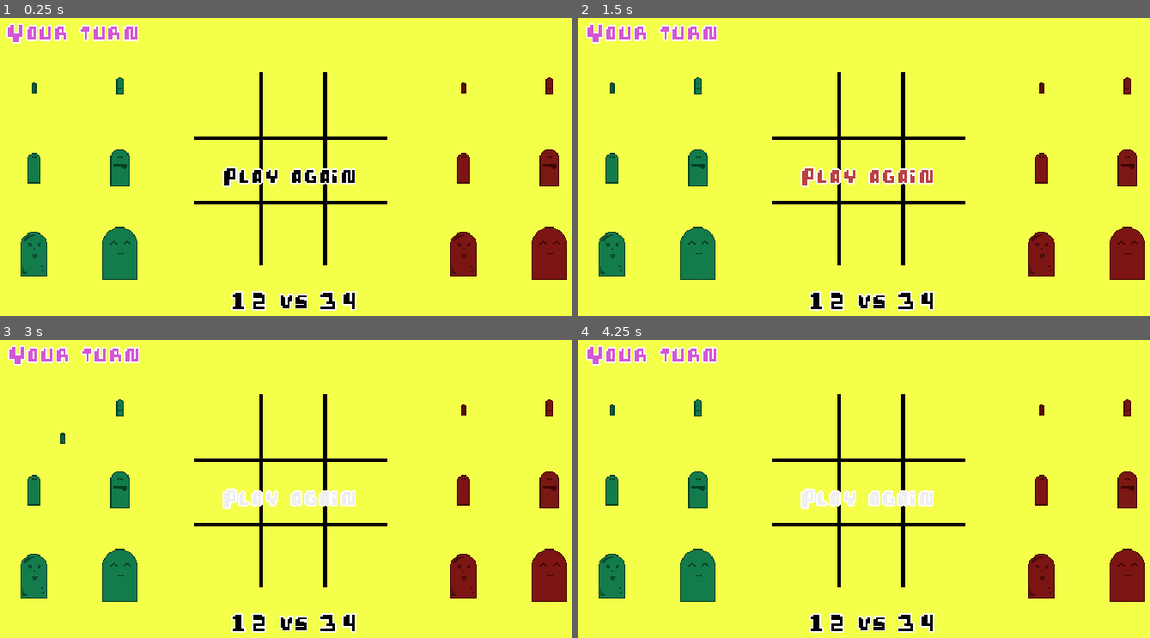
Above: before the commit, frames 1-4 (two rows, left to right).
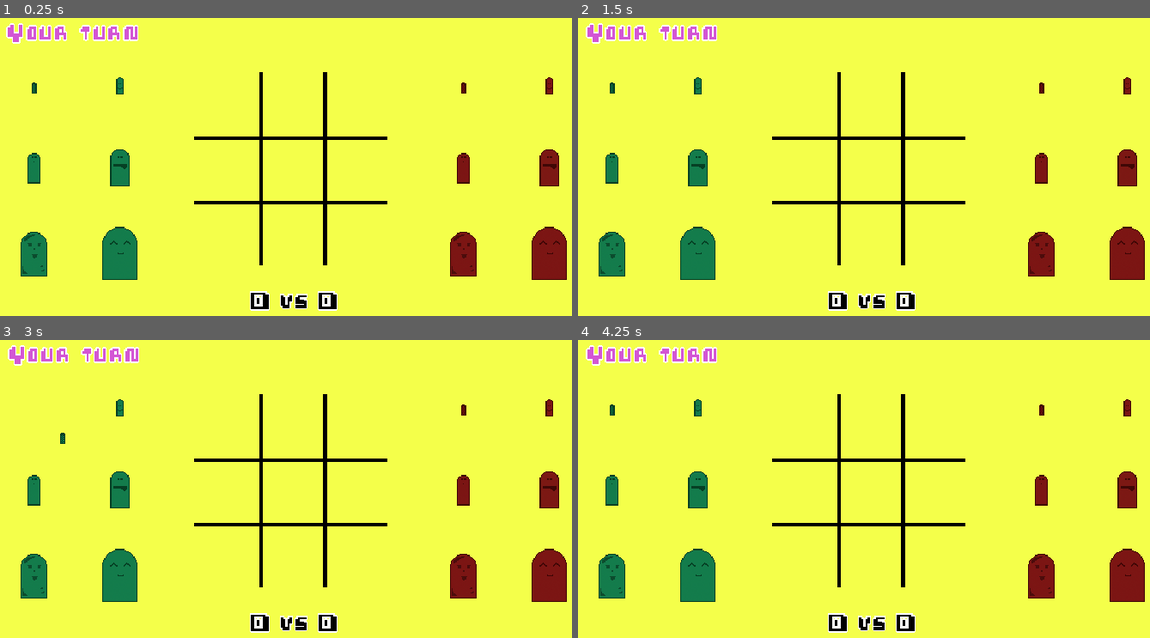
Above: after the commit, the same moments.

Repository: ISKalsi/kick-tac-toe
Game: Godot game, scene res://Main.tscn
The game is run twice, just before and just after one commit, with the same random seed, the same clock (stepped at 60 frames per second) and the same inputs.
Inputs (mouse positions are in pixels of both pictures, inside the frame that each line leads up to):
- Up to frame 1 (0.25 s): no input
- Up to frame 2 (1.5 s): click (869, 175) at 0.5 s, where only the run before the commit has a clickable "Play again"; click (869, 175) at 1.25 s, where only the run before the commit has a clickable "Play again"
- Up to frame 3 (3 s): click (291, 497) at 2 s, where only the run before the commit has a clickable "Play again"; tap Enter at 2.75 s; move the mouse to (34, 405) at 2.77 s; click (34, 405) at 2.92 s
- Up to frame 4 (4.25 s): tap Space at 3.5 s; move the mouse to (698, 405) at 3.52 s; click (698, 405) at 3.67 s

The runs differ from the first frame. In frame 1, 1.4% of the frame differs, in the area x 38-63%, y 49-99%; in frame 2, 1.5%; in frame 3, 1.5%; in frame 4, 1.5%.

Commit message:
add score and play again feature

Diff:
--- a/Dollset.gd
+++ b/Dollset.gd
@@ -5,6 +5,7 @@
 
 signal turn_over(did_win)
 signal game_tie
+signal game_over
 
 onready var dolls = get_children()
 
@@ -64,3 +65,18 @@
 			return true
 
 	return false
+
+func reset():
+	turn_map.clear()
+
+	var i = 1
+	for doll in dolls:
+		dolls_left[i] = true
+		doll.input_pickable = is_first_turn
+		doll.grid_space = null
+		doll.selected = false
+		doll.fitted = false
+		i += 1
+
+func _on_playAgain_pressed():
+	reset()
--- a/GlobalVars.gd
+++ b/GlobalVars.gd
@@ -13,6 +13,9 @@
 var player1_moves_finished = false
 var player2_moves_finished = false
 
+var player1_score = 0
+var player2_score = 0
+
 const win_scenarios = [
 	[0, 1, 2],
 	[3, 4, 5],
--- a/Main.tscn
+++ b/Main.tscn
@@ -7,6 +7,7 @@
 [ext_resource path="res://yourTurn.gd" type="Script" id=5]
 [ext_resource path="res://font_default.tres" type="DynamicFont" id=6]
 [ext_resource path="res://playAgain.gd" type="Script" id=7]
+[ext_resource path="res://score.gd" type="Script" id=8]
 
 [sub_resource type="StyleBoxEmpty" id=3]
 
@@ -55,18 +56,20 @@
 }
 
 [node name="player1" type="Label" parent="."]
-margin_left = 192.0
+margin_left = 208.0
 margin_top = 216.0
 margin_right = 239.0
 margin_bottom = 239.0
 grow_horizontal = 0
 custom_fonts/font = ExtResource( 6 )
 custom_colors/font_color = Color( 0, 0, 0, 1 )
-text = "12"
+text = "0"
 align = 2
+script = ExtResource( 8 )
 __meta__ = {
 "_edit_use_anchors_": false
 }
+is_first_turn = true
 
 [node name="vs" type="Label" parent="."]
 margin_left = 247.0
@@ -88,13 +91,18 @@
 margin_bottom = 239.0
 custom_fonts/font = ExtResource( 6 )
 custom_colors/font_color = Color( 0, 0, 0, 1 )
-text = "34"
+text = "0"
+script = ExtResource( 8 )
 __meta__ = {
 "_edit_use_anchors_": false
 }
 
-[node name="playAgain" type="Button" parent="."]
+[node name="Node2D" type="Node2D" parent="."]
+z_index = 8
+
+[node name="playAgain" type="Button" parent="Node2D"]
 visible = false
+light_mask = 2
 anchor_left = 0.5
 anchor_right = 0.5
 margin_left = 200.0
@@ -120,4 +128,10 @@
 [connection signal="game_tie" from="Dollset2" to="yourTurn" method="_on_Dollset_game_tie"]
 [connection signal="turn_over" from="Dollset2" to="Dollset1" method="_on_Dollset_turn_over"]
 [connection signal="turn_over" from="Dollset2" to="yourTurn" method="_on_Dollset2_turn_over"]
-[connection signal="pressed" from="playAgain" to="playAgain" method="_on_playAgain_pressed"]
+[connection signal="game_finished" from="yourTurn" to="player1" method="_on_game_finished"]
+[connection signal="game_finished" from="yourTurn" to="Node2D/playAgain" method="_on_game_finished"]
+[connection signal="game_finished" from="yourTurn" to="player2" method="_on_game_finished"]
+[connection signal="pressed" from="Node2D/playAgain" to="Dollset1" method="_on_playAgain_pressed"]
+[connection signal="pressed" from="Node2D/playAgain" to="Dollset2" method="_on_playAgain_pressed"]
+[connection signal="pressed" from="Node2D/playAgain" to="Node2D/playAgain" method="_on_playAgain_pressed"]
+[connection signal="pressed" from="Node2D/playAgain" to="yourTurn" method="_on_playAgain_pressed"]
--- a/playAgain.gd
+++ b/playAgain.gd
@@ -1,7 +1,9 @@
 extends Button
 
-func _ready():
-	visible = true
 
 func _on_playAgain_pressed():
-	print("play again")
+	visible = false
+
+
+func _on_game_finished():
+	visible = true
--- /dev/null
+++ b/score.gd
@@ -0,0 +1,13 @@
+extends Label
+
+export var is_first_turn: bool
+
+func _ready():
+	pass # Replace with function body.
+
+
+func _on_game_finished():
+	if is_first_turn:
+		text = String(GlobalVars.player1_score)
+	else:
+		text = String(GlobalVars.player2_score)
--- a/yourTurn.gd
+++ b/yourTurn.gd
@@ -5,29 +5,42 @@
 const FINISHED_X = 180
 
 var x_coord = PLAYER1_X
-var game_finished = false
+var is_game_finished = false
+
+signal game_finished
 
 func _process(delta):
 	rect_global_position.x = lerp(rect_global_position.x, x_coord, 5 * delta)
 
 func _on_Dollset1_turn_over(did_win):
 	if did_win:
-		game_finished = true
+		is_game_finished = true
 		x_coord = FINISHED_X
 		text = "Player 1 Won"
-	elif !game_finished:
+		GlobalVars.player1_score += 1
+		emit_signal("game_finished")
+	elif !is_game_finished:
 		x_coord = PLAYER2_X
 
 func _on_Dollset2_turn_over(did_win):
 	if did_win:
-		game_finished = true
+		is_game_finished = true
 		x_coord = FINISHED_X
 		text = "Player 2 Won"
-	elif !game_finished:
+		GlobalVars.player2_score += 1
+		emit_signal("game_finished")
+	elif !is_game_finished:
 		x_coord = PLAYER1_X
 
 
 func _on_Dollset_game_tie():
-	game_finished = true
+	is_game_finished = true
 	x_coord = FINISHED_X
 	text = "Game tie"
+	emit_signal("game_finished")
+
+
+func _on_playAgain_pressed():
+	x_coord = PLAYER1_X
+	text = "Your turn"
+	is_game_finished = false
Not shown: 1 places in Main.tscn that only renumber resources
